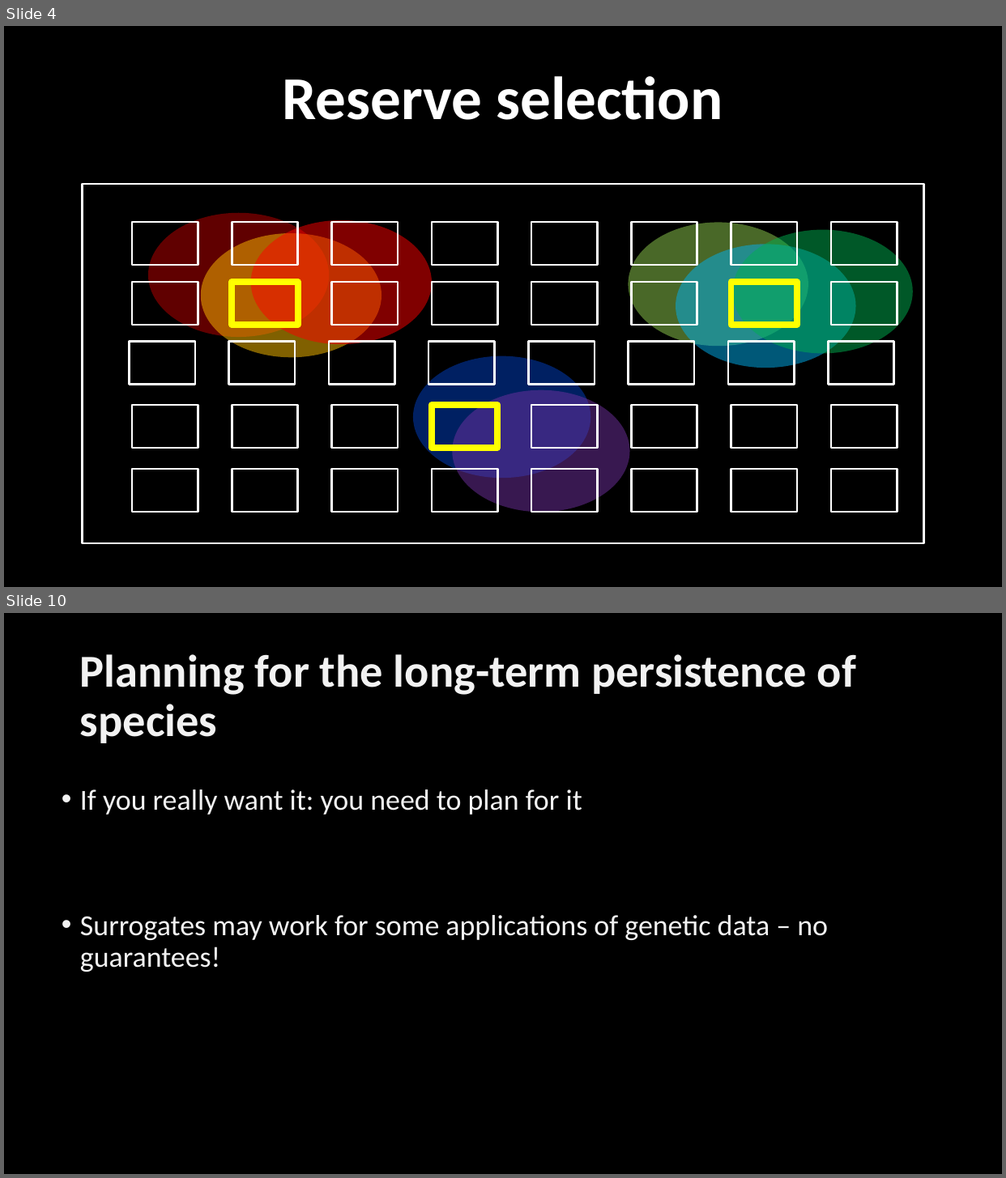
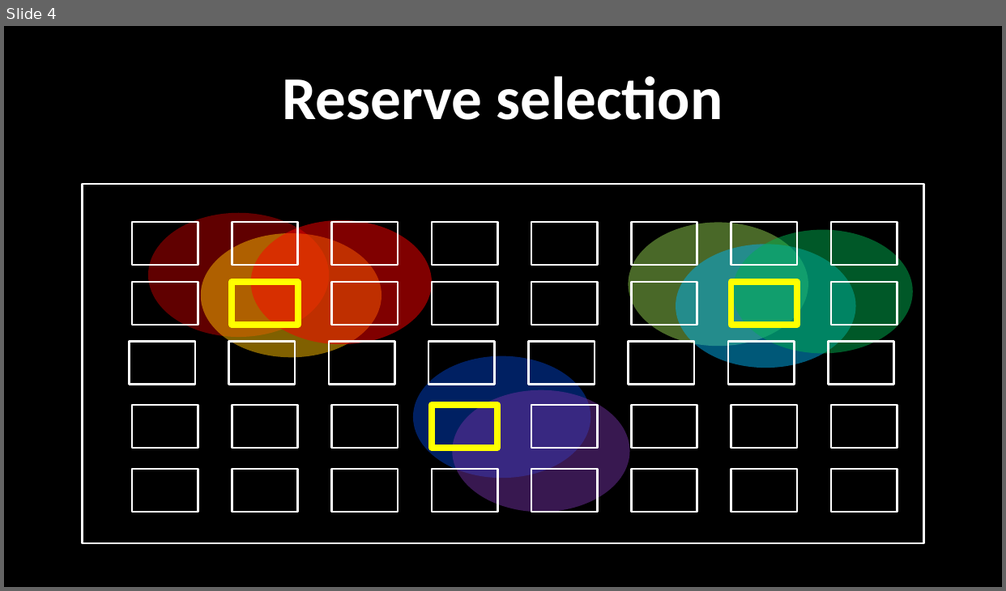
Before and after one commit to jeffreyhanson/abstracts-and-slides, a slide deck: seminars/EEF-presentation-02-08-2019/jeffrey-hanson-eff-slides.pptx. Shown one above the other, each under a label of ours: slides 4 and 10 before the commit, slide 4 after it; the slides between them are not shown. The pictures are 1006x1178 and 1006x591 pixels, drawn with LibreOffice and Linux fonts; fonts in the diff are those of the drawing. Boxes give left, top, right and bottom in pixels: in the first picture for what was removed or moved away, otherwise in the second. Text is boxed around its words. In the diff, an @@ line names an element or a change of style, - is before the commit and + after.

```diff
--- a/seminars/EEF-presentation-02-08-2019/jeffrey-hanson-eff-slides.pptx
+++ b/seminars/EEF-presentation-02-08-2019/jeffrey-hanson-eff-slides.pptx
@@ slide 10 removed at (4, 613, 1002, 1174), background #000000 @@
@@ title removed at (80, 654, 856, 743) @@
-Planning for the long-term persistence of species
@@ text removed at (80, 790, 828, 972) @@
-• If you really want it: you need to plan for it
-• Surrogates may work for some applications of genetic data – no guarantees!
```
Also in this commit, not shown: 4 slides changed, 9 slides added, 4 other slides removed.
